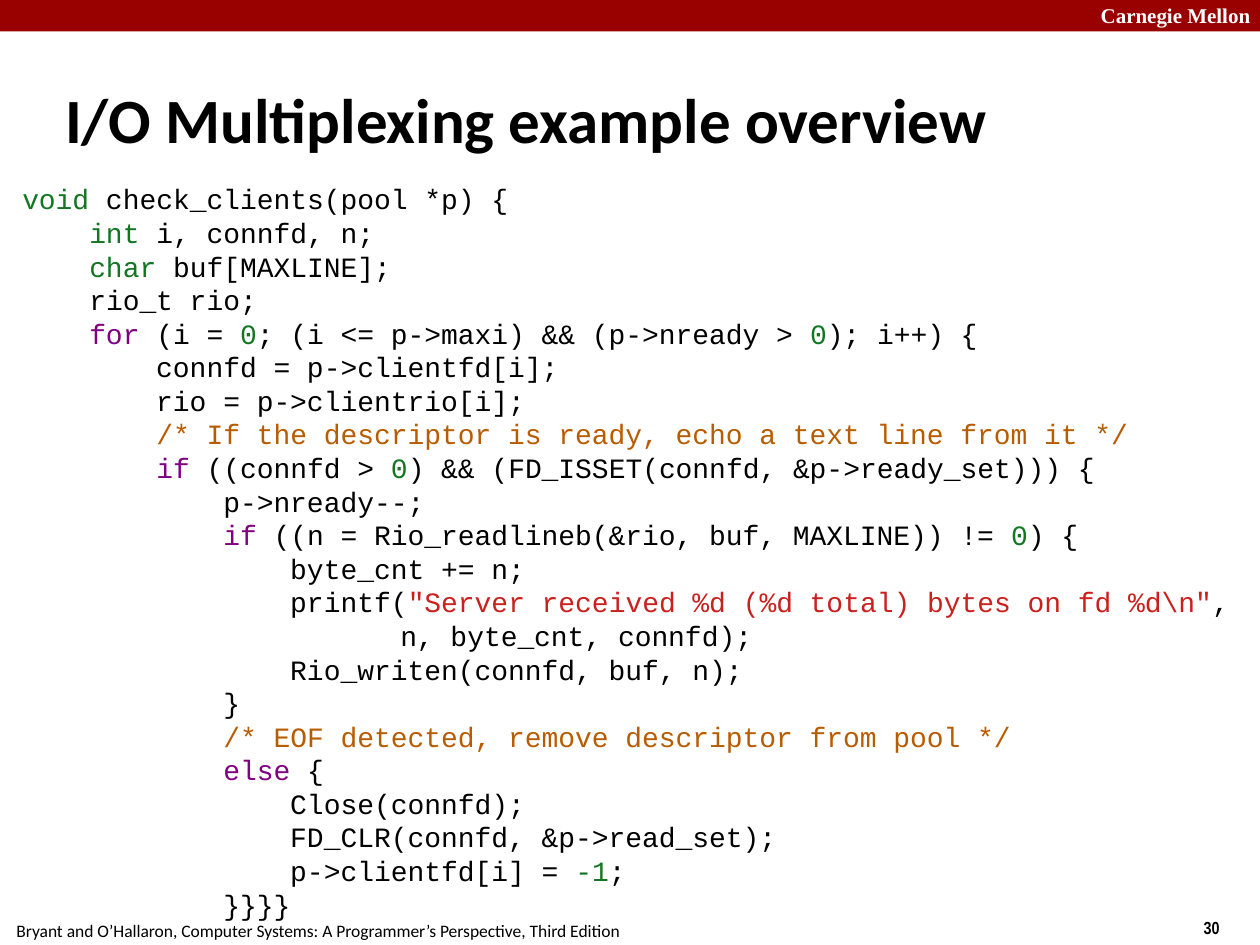
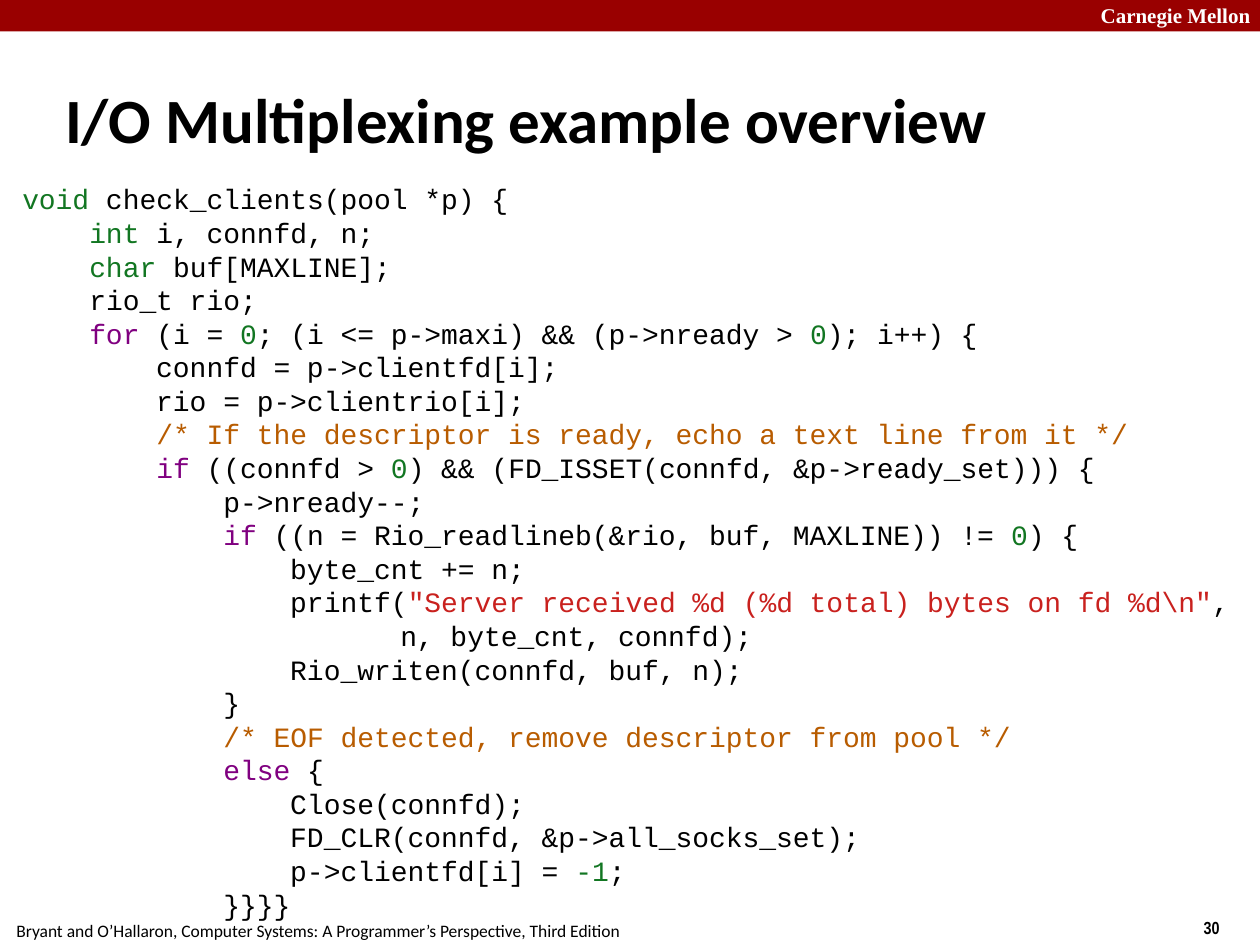
Before and after one commit to diku-compSys/compSys-e2021-pub, a slide deck: slide 30 of lectures/211122_performance/performance.odp. Drawn at 1260x945 pixels with LibreOffice and Linux fonts; fonts in the diff are those of the drawing. Boxes give left, top, right and bottom in pixels: in the first picture for what was removed or moved away, otherwise in the second. Text is boxed around its words. In the diff, an @@ line names an element or a change of style, - is before the commit and + after.

```diff
--- a/lectures/211122_performance/performance.odp
+++ b/lectures/211122_performance/performance.odp
@@ text at <box>290,828,860,853</box>: text changed @@
-FD_CLR(connfd, &p->read_set);
+FD_CLR(connfd, &p->all_socks_set);
```
Also in this commit, not shown: 15 other slides changed, 5 slides added, 1 other file.
